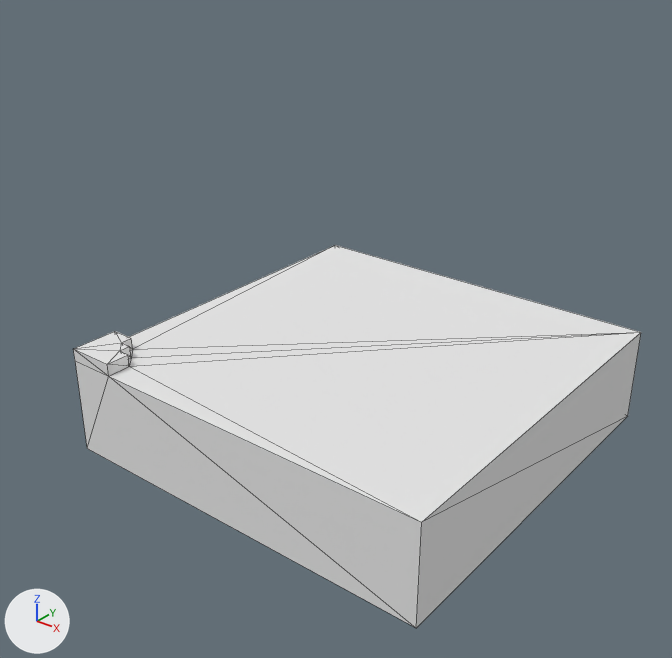
The OBJ model app/client/Contrib.Gate/Assets/Voxel/Dungeon/002/Export/011.obj, before and after one commit.
Rendered twice from a camera (50 mm lens) standing at (39.3, -53.1, 41.4) and looking at (-0.3, -3.5, 10.7). Lighting does not change. The marker at lower left points along +X, +Y and +Z. Mesh edges are drawn as thin lines. Where no turn or scale is listed for an object, it has been applied to the vertices. Vertices at the same position are counted once.

The first picture shows '011'.
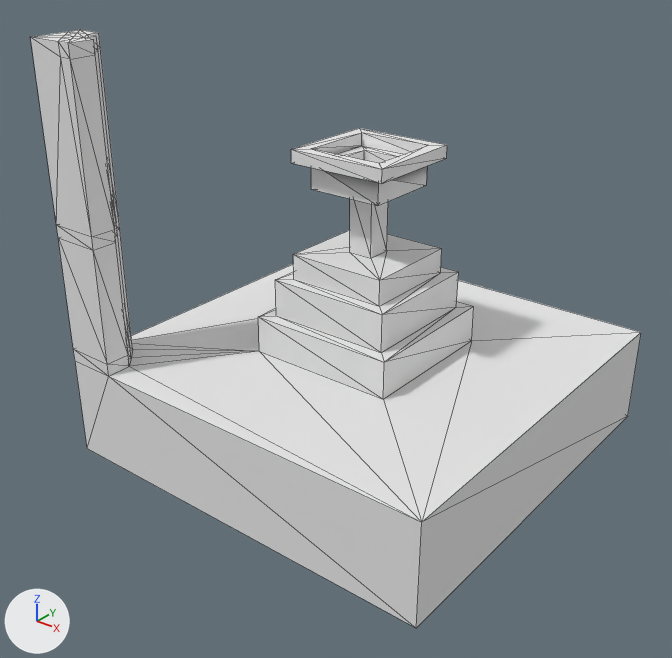
Changed parts and their boxes [x1, y1, x2, y2] in the pictures (672 x 658 px):
'011', reshaped (7% wider, 56% taller)
    before: [73, 245, 641, 628]
    after: [31, 30, 641, 628]
part 1 of me_011, built on
    before: [74, 245, 636, 522]
    after: [31, 30, 636, 522]

Patch to the scene script:
```diff
--- a/app/client/Contrib.Gate/Assets/Voxel/Dungeon/002/Export/011.obj.py
+++ b/app/client/Contrib.Gate/Assets/Voxel/Dungeon/002/Export/011.obj.py
@@ me_011 @@
 # used by ob_011; location = (0.0, 0.0, 0.0)
-me_011.from_pydata(...)  # 23 vertices, 42 faces; spans x -16.0..16.0, y -16.0..16.0, z 0.0..9.0
+me_011.from_pydata(...)  # 123 vertices, 250 faces; spans x -16.0..16.0, y -16.0..16.0, z 0.0..32.0
+# me_011 part 1
+# 11 faces are deleted
+# 45 vertices are added at x -16.0..6.0, y -16.0..6.0, z 8.0..32.0
+# 8 new vertices lie (0.0, 0.0, 9.0) away from vertices in x -16.0..-12.0, y -16.0..-12.0, z 9.0
+# 8 new vertices lie (0.0, 0.0, 1.0) away from vertices in x -16.0..-12.0, y -16.0..-12.0, z 18.0
+# 7 new vertices lie (0.0, 0.0, 12.0) away from vertices in x -16.0..-12.0, y -16.0..-12.0, z 19.0
+# 7 new vertices lie (0.0, 0.0, 1.0) away from vertices in x -16.0..-12.0, y -16.0..-12.0, z 31.0
+# 5 new vertices lie (0.0, -1.0, 0.0) away from vertices in x -16.0..-13.0, y -14.0..-12.0, z 31.0..32.0
+# 12 new vertices lie (0.0, 0.0, 1.0) away from vertices in x -4.0..4.0, y -4.0..4.0, z 22.0..23.0
+# 8 new vertices lie (0.0, 0.0, 3.0) away from vertices in x -6.0..6.0, y -6.0..6.0, z 8.0..11.0
+# 219 new faces join them
 me_011.materials.append(mat_palette)
```
